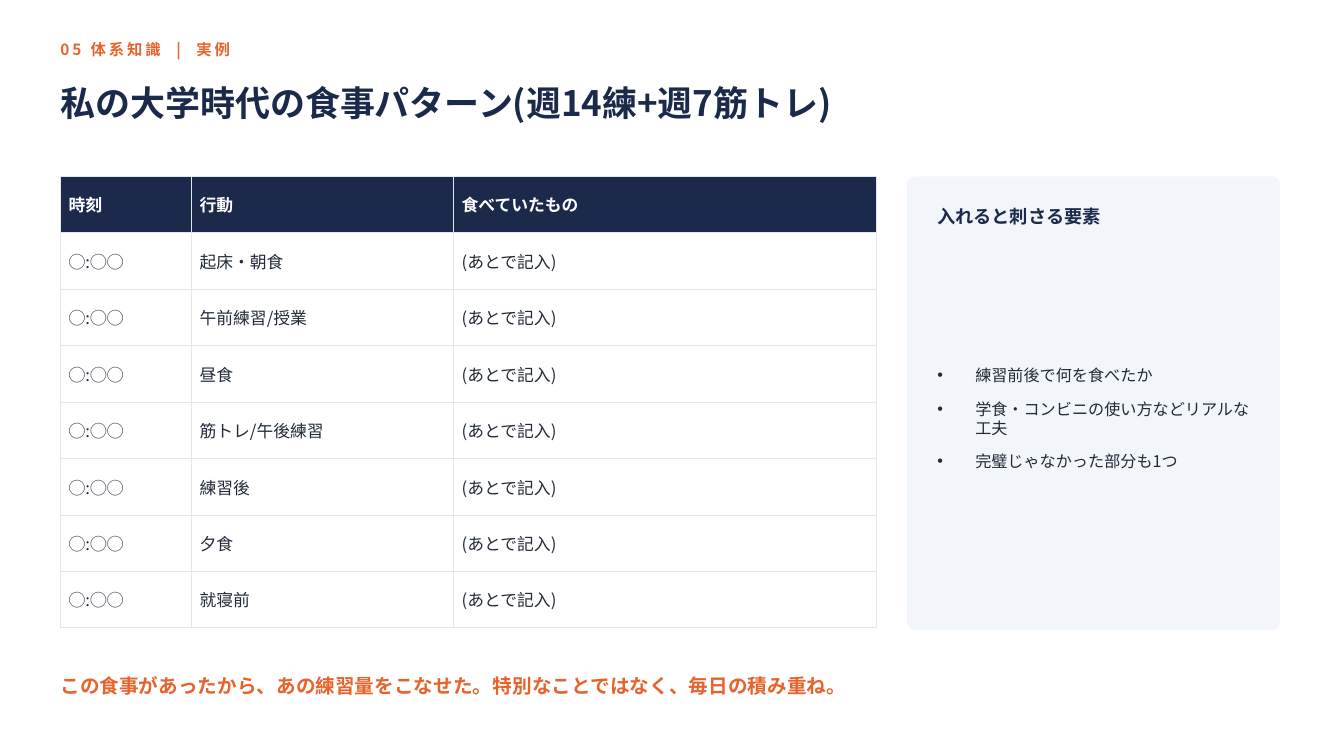
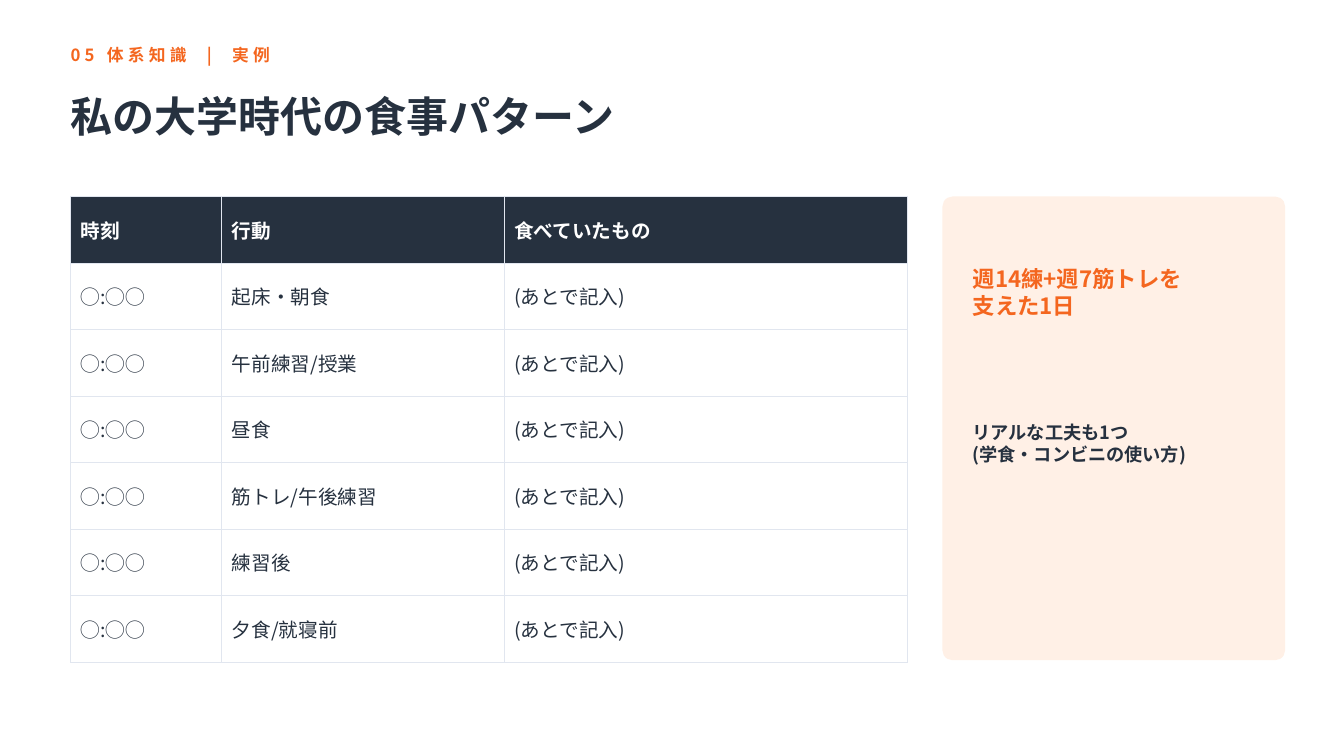
Before and after one commit to k-nomiya/Claude-Code-Test, a slide deck: slide 32 of nutrition-workshop/slides.pptx (slide 31 before the commit). Drawn at 1344x756 pixels with LibreOffice and Linux fonts; fonts in the diff are those of the drawing. Boxes give left, top, right and bottom in pixels: in the first picture for what was removed or moved away, otherwise in the second. Text is boxed around its words. In the diff, an @@ line names an element or a change of style, - is before the commit and + after.

```diff
--- a/nutrition-workshop/slides.pptx
+++ b/nutrition-workshop/slides.pptx
@@ text "05 体系知識 | 実例": place and size @@
-text "05 体系知識 | 実例" at [91, 42, 230, 57]
+text "05 体系知識 | 実例" at [107, 46, 270, 63]
@@ text "05 体系知識 | 実例" at [107, 46, 270, 63]: size 11 to 12 pt, text colour #E8622C to #F4661F, letter spacing 2 to 3 pt @@
@@ text at [71, 96, 615, 136]: text changed; size 25 to 30 pt; text colour #1B2A4A to #26313F @@
-私の大学時代の食事パターン(週14練+週7筋トレ)
+私の大学時代の食事パターン
@@ table at [71, 197, 907, 645] @@
-row 7: ◯:◯◯ | 夕食 | (あとで記入)
-row 8: ◯:◯◯ | 就寝前 | (あとで記入)
+row 7: ◯:◯◯ | 夕食/就寝前 | (あとで記入)
@@ table: place and size @@
-table at [60, 176, 877, 613]
+table at [71, 197, 907, 645]
@@ text removed at [937, 207, 1100, 225] @@
-入れると刺さる要素
@@ rounded rectangle: place and size @@
-rounded rectangle at [907, 176, 1280, 630]
+rounded rectangle at [943, 197, 1286, 660]
@@ rounded rectangle at [943, 197, 1286, 660]: fill #F2F5FA to #FFF0E6; proportions changed @@
@@ text added at [973, 268, 1182, 316], 16 pt, text #F4661F, bold @@
+週14練+週7筋トレを
+支えた1日
@@ text removed at [975, 367, 1249, 468] @@
-• 練習前後で何を食べたか
-• 学食・コンビニの使い方などリアルな工夫
-• 完璧じゃなかった部分も1つ
@@ text added at [973, 423, 1186, 465], 13 pt, text #26313F, bold @@
+リアルな工夫も1つ
+(学食・コンビニの使い方)
@@ text removed at [60, 676, 846, 695] @@
-この食事があったから、あの練習量をこなせた。特別なことではなく、毎日の積み重ね。
```
Also in this commit, not shown: 44 other slides changed, 1 slide added.
